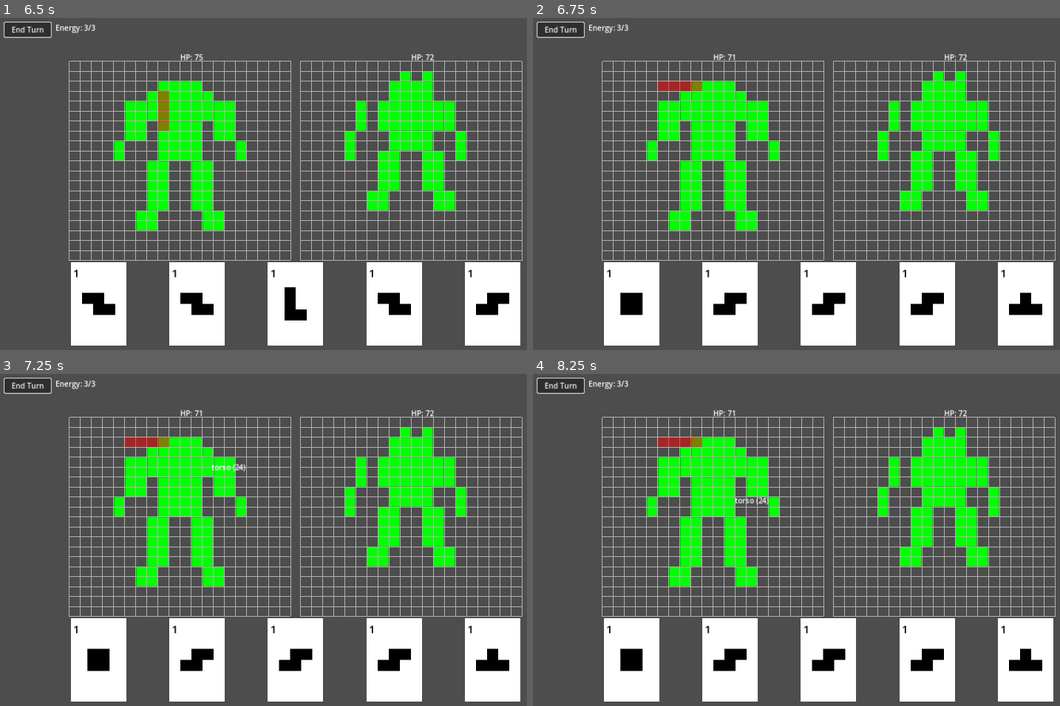
Above: before the commit, frames 1-4 (two rows, left to right).
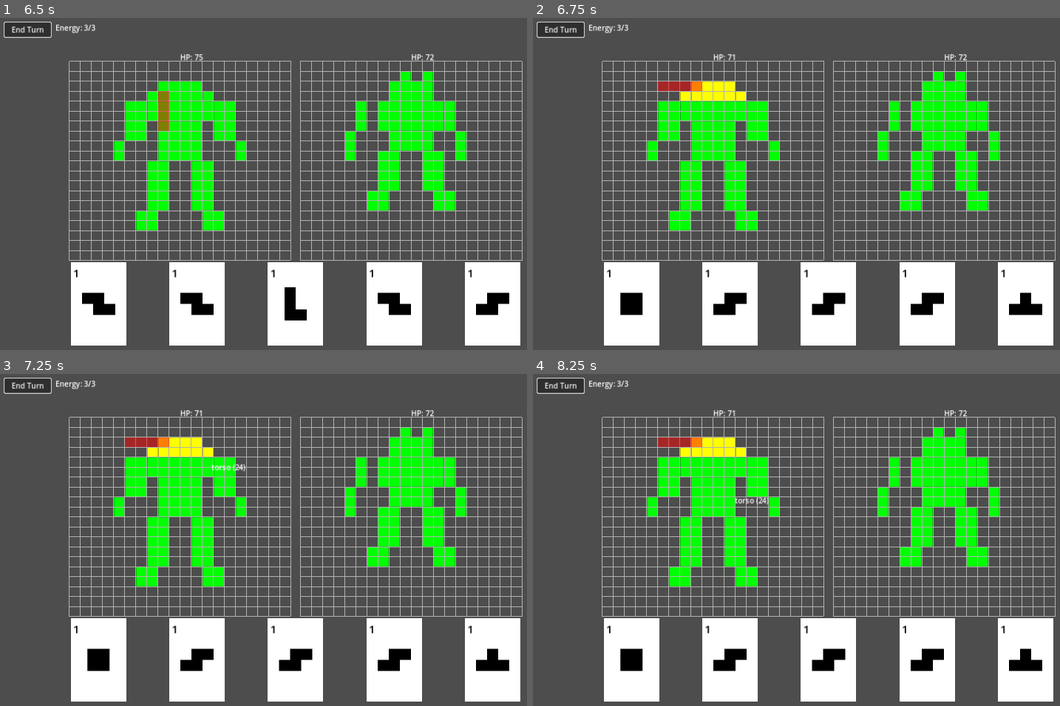
Above: after the commit, the same moments.

Repository: dBinet/SquirrelAttack
Game: Godot game, scene res://scenes/Main.tscn
The game is run twice, just before and just after one commit, with the same random seed, the same clock (stepped at 60 frames per second) and the same inputs.
Inputs (mouse positions are in pixels of both pictures, inside the frame that each line leads up to):
- Up to frame 1 (6.5 s): click "End Turn" at 0.5 s; click "End Turn" at 1.25 s; click "End Turn" at 2 s; tap Enter at 2.75, 4.25, 5.75 s; move the mouse to (426, 167) at 2.77 s; click (426, 167) at 2.92 s; tap Space at 3.5, 5 s; drag from (179, 200) to (263, 250) at 3.52 s; move the mouse to (353, 110) at 4.27 s; click (353, 110) at 4.42 s; drag from (263, 250) to (115, 134) at 5.02 s; move the mouse to (474, 233) at 5.77 s; click (474, 233) at 5.92 s
- Up to frame 2 (6.75 s): tap Space at 6.5 s; drag from (648, 134) to (738, 101) at 6.52 s
- Up to frame 3 (7.25 s): no input
- Up to frame 4 (8.25 s): move the mouse to (859, 540) at 7.27 s; click (859, 540) at 7.42 s; drag from (738, 457) to (712, 556) at 8.02 s

Frame 1 is identical in both runs. In frame 2, 0.5% of the frame differs, in the area x 27-41%, y 19-25%; in frame 3, 0.5%; in frame 4, 0.5%.

Commit message:
Add damage color states for body parts

Diff:
--- a/scripts/CharacterData.gd
+++ b/scripts/CharacterData.gd
@@ -17,6 +17,7 @@
 static var _offsets: Dictionary = {}
 static var _top_left_offsets: Dictionary = {}
 static var _current_health: Dictionary = {}
+static var _max_health: Dictionary = {}
 static var _health_initialized := false
 
 static func _check_cell_size() -> void:
@@ -140,40 +141,53 @@
                                         result.append_array(_extract_all_shapes(v))
         return result
 
-static func _generate_texture(desc: Dictionary) -> ImageTexture:
+static func _generate_texture(name: String, desc: Dictionary) -> ImageTexture:
     var width := int(GRID.CELL_SIZE * GRID.COLS)
     var height := int(GRID.CELL_SIZE * GRID.ROWS)
     var cell := float(GRID.CELL_SIZE)
-
-    var shapes: Array = _extract_all_shapes(desc.get("shapes", []))
 
     var img := Image.create(width, height, false, Image.FORMAT_RGBA8)
     var base_col := _to_color(desc.get("base_color", [0, 0, 0, 0]))
     var outline_col := _get_outline_color(desc)
     img.fill(base_col)
-    for s in shapes:
-        var col := _to_color(s.get("color", [1, 1, 1, 1]))
-        match String(s.get("type", "")):
-            "circle":
-                var c_arr: Array = s.get("center", [0, 0])
-                var ctr := Vector2(float(c_arr[0]) * cell, float(c_arr[1]) * cell)
-                var rad := int(float(s.get("radius", 0)) * cell)
-                _draw_circle(img, ctr, rad, col)
-                _draw_circle_outline(img, ctr, rad, outline_col)
-            "rect":
-                var p_arr: Array = s.get("position", [0, 0])
-                var sz_arr: Array = s.get("size", [1, 1])
-                var pos := Vector2i(int(round(float(p_arr[0]) * cell)), int(round(float(p_arr[1]) * cell)))
-                var sz := Vector2i(int(round(float(sz_arr[0]) * cell)), int(round(float(sz_arr[1]) * cell)))
-                _draw_rect(img, pos, sz, col)
-                _draw_rect_outline(img, pos, sz, outline_col)
+
+    var groups := get_shape_groups(name)
+    for g in groups.keys():
+        var shapes: Array = groups[g]
+        var max_h := get_group_max_health(name, String(g))
+        var ratio := 1.0
+        if max_h > 0:
+            ratio = float(get_group_health(name, String(g))) / float(max_h)
+        for s in shapes:
+            var col := _to_color(s.get("color", [1, 1, 1, 1]))
+            if max_h > 0:
+                if ratio <= 0.0:
+                    col = Color.BLACK
+                elif ratio <= 0.25:
+                    col = Color.RED
+                elif ratio <= 0.5:
+                    col = Color(1, 1, 0)
+            match String(s.get("type", "")):
+                "circle":
+                    var c_arr: Array = s.get("center", [0, 0])
+                    var ctr := Vector2(float(c_arr[0]) * cell, float(c_arr[1]) * cell)
+                    var rad := int(float(s.get("radius", 0)) * cell)
+                    _draw_circle(img, ctr, rad, col)
+                    _draw_circle_outline(img, ctr, rad, outline_col)
+                "rect":
+                    var p_arr: Array = s.get("position", [0, 0])
+                    var sz_arr: Array = s.get("size", [1, 1])
+                    var pos := Vector2i(int(round(float(p_arr[0]) * cell)), int(round(float(p_arr[1]) * cell)))
+                    var sz := Vector2i(int(round(float(sz_arr[0]) * cell)), int(round(float(sz_arr[1]) * cell)))
+                    _draw_rect(img, pos, sz, col)
+                    _draw_rect_outline(img, pos, sz, outline_col)
     return ImageTexture.create_from_image(img)
 
 static func get_texture(name: String) -> ImageTexture:
     _load_data()
     _check_cell_size()
     if _characters.has(name):
-        return _generate_texture(_characters[name])
+        return _generate_texture(name, _characters[name])
     return ImageTexture.new()
 
 static func get_bounds(name: String) -> Vector2:
@@ -365,14 +379,19 @@
         for char_name in _characters.keys():
                 var groups = get_shape_groups(char_name)
                 var current: Dictionary = {}
+                var max_vals: Dictionary = {}
                 for g in groups.keys():
-                        current[g] = _calc_group_health(char_name, String(g))
+                        var max_h := _calc_group_health(char_name, String(g))
+                        current[g] = max_h
+                        max_vals[g] = max_h
                 _current_health[char_name] = current
+                _max_health[char_name] = max_vals
         _health_initialized = true
 
 static func reset_health() -> void:
         _health_initialized = false
         _current_health.clear()
+        _max_health.clear()
         _initialize_health()
 
 static func damage_group(name: String, group: String, amount: int) -> void:
@@ -392,6 +411,12 @@
                 return int(_current_health[name][group])
         return 0
 
+static func get_group_max_health(name: String, group: String) -> int:
+        _initialize_health()
+        if _max_health.has(name) and _max_health[name].has(group):
+                return int(_max_health[name][group])
+        return 0
+
 # Returns the sum of health values for all groups defined for a character.
 static func get_total_health(name: String) -> int:
         _initialize_health()
--- a/scripts/Main.gd
+++ b/scripts/Main.gd
@@ -193,6 +193,7 @@
     _player_health = CHARACTER_DATA.get_total_health("mech")
     _update_health_labels()
     grid.clear_highlights()
+    _update_character_scale()
 
 func _discard_remaining_cards() -> void:
     for card in _cards:
@@ -250,6 +251,7 @@
                 CHARACTER_DATA.damage_group("alien", group_name, 1)
         _enemy_health = CHARACTER_DATA.get_total_health("alien")
     _update_health_labels()
+    _update_character_scale()
 
 
 func _update_character_scale() -> void:
@@ -340,6 +342,8 @@
     var tex_size := sprite.texture.get_size() * scale
     var top_left := sprite.global_position
     for g in groups.keys():
+        if CHARACTER_DATA.get_group_health(name, String(g)) <= 0:
+            continue
         var shapes: Array = groups[g]
         for s in shapes:
             if _point_in_shape(point, s, top_left, ratio, scale):
Not shown, changed: README.md
